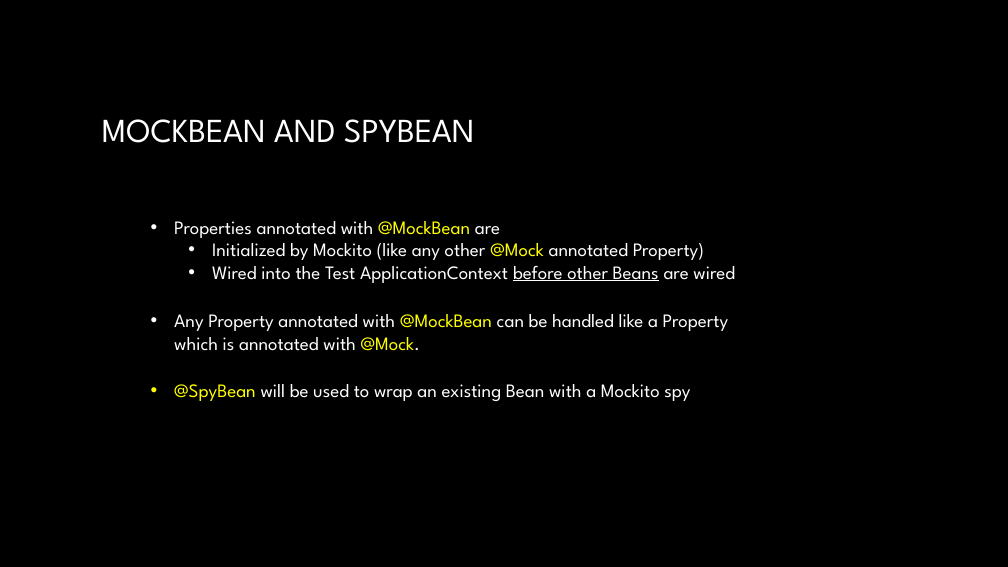
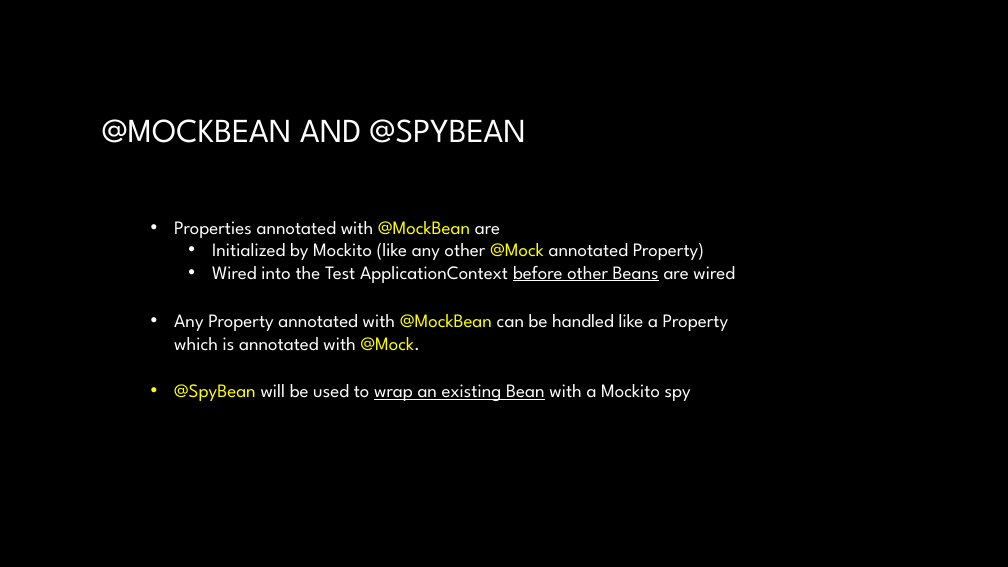
Before and after one commit to jack-geronimo/spring-boot-test-meetup, a slide deck: slide 14 of meetup-presentation.pptx. Drawn at 1008x567 pixels with LibreOffice and Linux fonts; fonts in the diff are those of the drawing; background and template pictures are left out. Boxes give left, top, right and bottom in pixels: in the first picture for what was removed or moved away, otherwise in the second. Text is boxed around its words. In the diff, an @@ line names an element or a change of style, - is before the commit and + after.

Commit message:
changed @MockBean and @SpyBean Slide

```diff
--- a/meetup-presentation.pptx
+++ b/meetup-presentation.pptx
@@ title at [102, 119, 526, 143]: text changed @@
-MOCKBEAN AND SPYBEAN
+@MOCKBEAN AND @SPYBEAN
@@ text at [174, 384, 691, 401]: underline on in "wrap an existing Bean" @@
```
